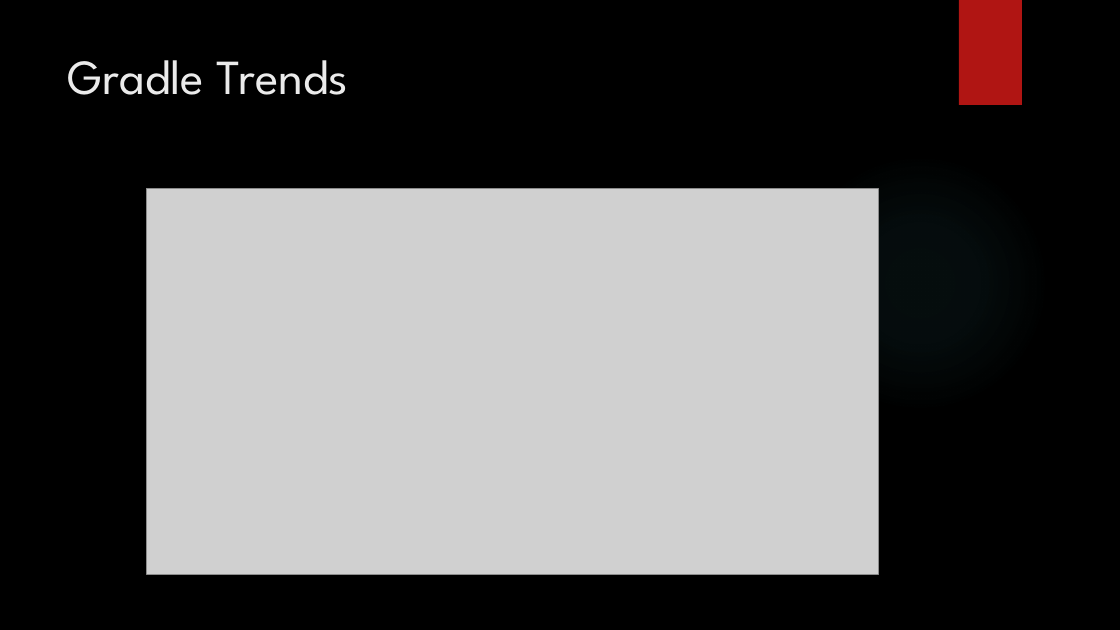
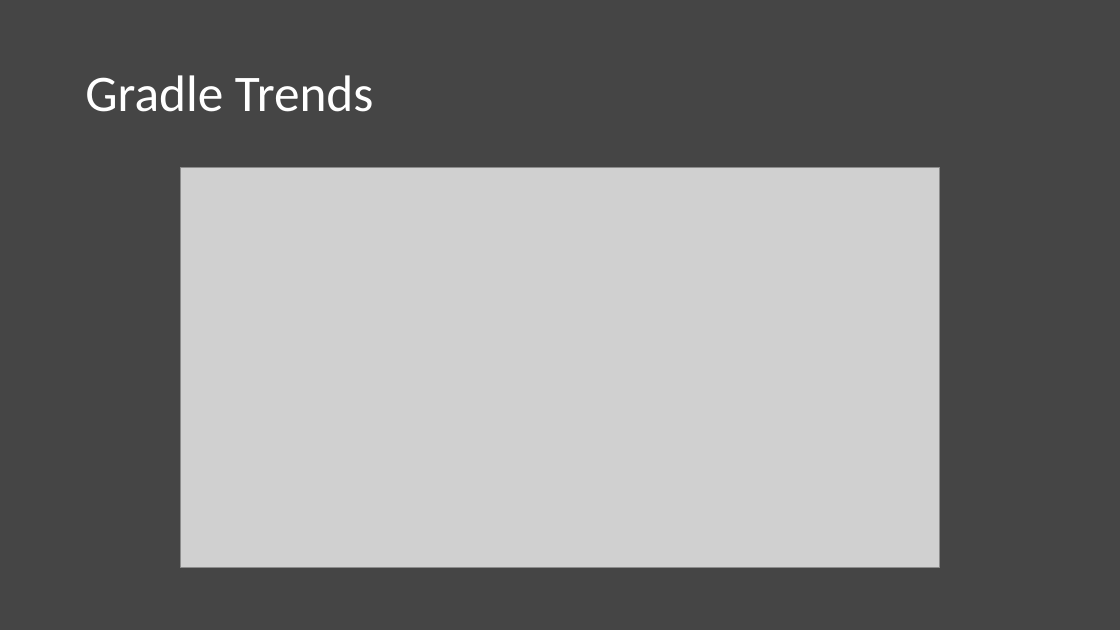
Before and after one commit to clojuremn/gradle-clojure-talk, a slide deck: slide 3 of gradle-clojure.pptx. Drawn at 1120x630 pixels with LibreOffice and Linux fonts; fonts in the diff are those of the drawing; grey boxes stand for pictures; background and template pictures are left out. Boxes give left, top, right and bottom in pixels: in the first picture for what was removed or moved away, otherwise in the second. Text is boxed around its words. In the diff, an @@ line names an element or a change of style, - is before the commit and + after.

Commit message:
theme change

```diff
--- a/gradle-clojure.pptx
+++ b/gradle-clojure.pptx
@@ background picture (left out) to #454545 @@
@@ rectangle removed at [959, 0, 1022, 105] @@
@@ title "Gradle Trends": place and size @@
-title "Gradle Trends" at [68, 60, 348, 95]
+title "Gradle Trends" at [85, 75, 374, 112]
@@ title "Gradle Trends" at [85, 75, 374, 112]: size 42 to 44 pt, font League Spartan to Calibri, text colour #EBEBEB to #FFFFFF; line spacing 1 to 0.9; vertical alignment top to middle @@
@@ picture: place and size @@
-picture at [146, 188, 878, 574]
+picture at [181, 168, 940, 568]
@@ ellipse removed at [791, 154, 1049, 413] @@
```
Also in this commit, not shown: 13 other slides changed.
